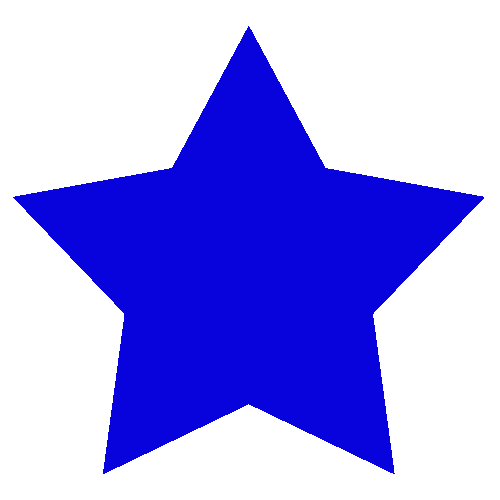
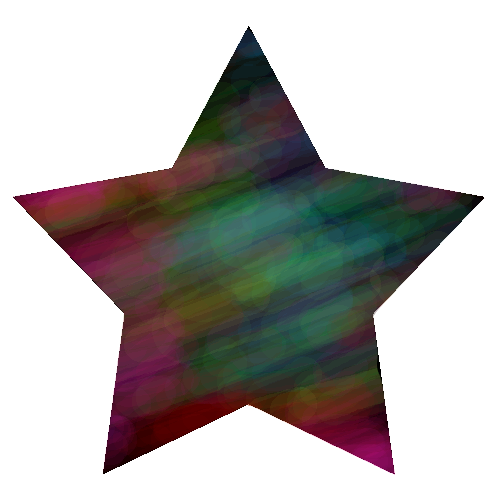
Layer changes from the first 500px x 500px image to the second:
added layer "Layer 2" above "Layer 1" over left=13, top=29, right=486, bottom=475
painted on "Layer 1" over left=13, top=26, right=484, bottom=474
